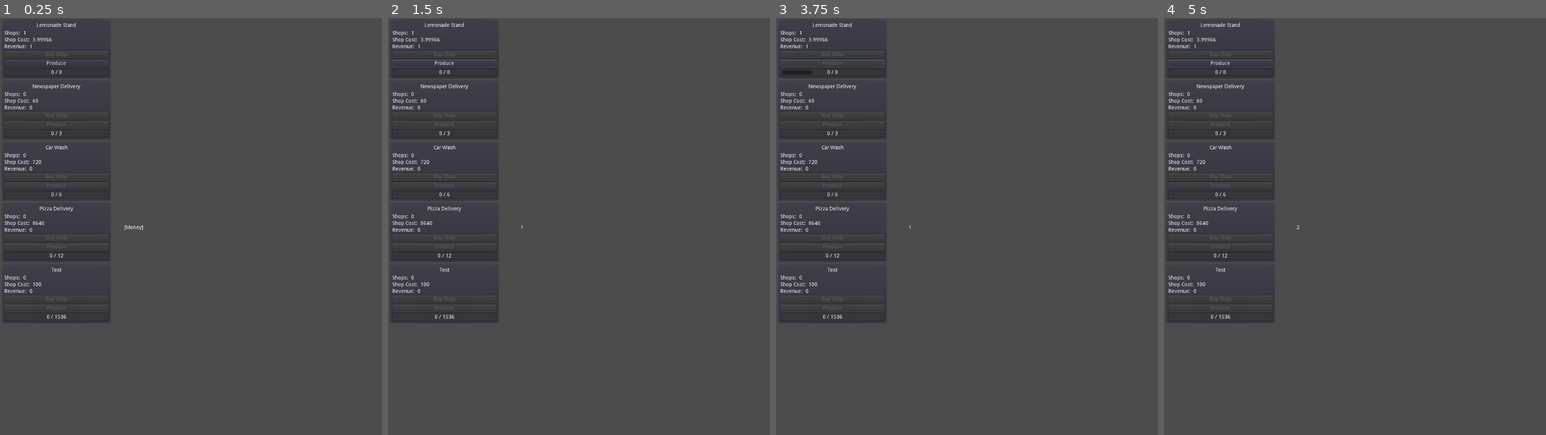
Above: before the commit, frames 1-4 (left to right).
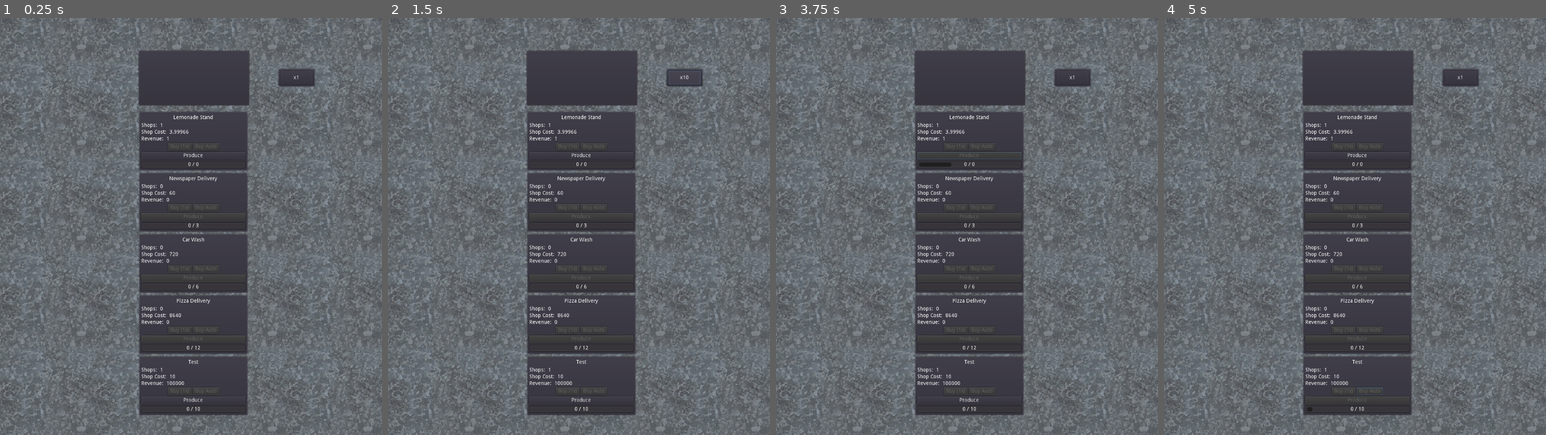
Above: after the commit, the same moments.

Repository: lazygnulf/LazyGnulfProto
Game: Godot game, scene res://Game.tscn
Same seed, same stepped clock (60 frames per second), same inputs: the game is played once before the commit and once after it.
Inputs (mouse positions are in pixels of both pictures, inside the frame that each line leads up to):
- Up to frame 1 (0.25 s): no input
- Up to frame 2 (1.5 s): click "Produce" at 0.5 s; click (685, 76) at 1.25 s, where only the run after the commit has a clickable "x1"
- Up to frame 3 (3.75 s): click (1073, 76) at 2 s, where only the run after the commit has a clickable "x10"; click (1073, 76) at 2.75 s, where only the run after the commit has a clickable "x100"; click "Produce" at 3.5 s
- Up to frame 4 (5 s): click (1370, 389) at 4.25 s, where only the run after the commit has a clickable "Buy Auto"

The runs differ from the first frame. In frame 1, 67% of the frame differs, in the area x 0-100%, y 0-100%; in frame 2, 67%; in frame 3, 67%; in frame 4, 67%.

Commit message:
Major refactoring

Diff:
--- /dev/null
+++ b/Autoload/bank.gd
@@ -0,0 +1,25 @@
+extends Node
+
+enum BuyMultiplier {BUY_1, BUY_10, BUY_100, BUY_UNDEF}
+
+var balance: float = 0.0
+var buy_multiplier: int = BuyMultiplier.BUY_1
+
+func next_buy_multiplier() -> void:
+	buy_multiplier += 1
+	if buy_multiplier == BuyMultiplier.BUY_UNDEF:
+		buy_multiplier = BuyMultiplier.BUY_1
+	Signals.emit_signal("buy_multiplier_changed", buy_multiplier)
+
+
+func add_to_balance(amount: float) -> void:
+	balance += amount
+	Signals.emit_signal("balance_changed", balance)
+
+func withdraw(amount: float) -> bool:
+	if balance >= amount:
+		balance -= amount
+		Signals.emit_signal("balance_changed", balance)
+		return true
+	else:
+		return false
--- /dev/null
+++ b/Autoload/signals.gd
@@ -0,0 +1,10 @@
+extends Node
+
+# TODO move global timer here
+signal system_ticked(delta)
+
+#warning-ignore: unused_signal
+signal buy_multiplier_changed(new_multiplier)
+
+#warning-igore: unused_signal
+signal balance_changed(new_balance)
--- /dev/null
+++ b/Autoload/util.gd
@@ -0,0 +1,12 @@
+extends Node
+
+func get_buy_multiplier_text() -> String:
+	match Bank.buy_multiplier:
+		Bank.BuyMultiplier.BUY_1:
+			return "x1"
+		Bank.BuyMultiplier.BUY_10:
+			return "x10"
+		Bank.BuyMultiplier.BUY_100:
+			return "x100"
+
+	return "[ERROR]"
--- a/BankAccount.gd
+++ /dev/null
@@ -1,32 +0,0 @@
-extends Control
-
-signal new_balance(value)
-
-var balance: float = 0.0
-
-# Called when the node enters the scene tree for the first time.
-func _ready():
-	pass
-
-
-# Called every frame. 'delta' is the elapsed time since the previous frame.
-#func _process(delta):
-#	pass
-
-func add_to_balance(amount):
-	balance += amount
-	$BalanceDisplay.text = str(balance)
-	emit_signal("new_balance", balance)
-
-func withdraw(amount) -> bool:
-	if balance >= amount:
-		balance -= amount
-		$BalanceDisplay.text = str(balance)
-		emit_signal("new_balance", balance)
-		return true
-	else:
-		return false
-
-
-func _on_BankAccount_new_balance(value):
-	pass # Replace with function body.
--- a/BankAccount.tscn
+++ b/BankAccount.tscn
@@ -1,22 +1,31 @@
-[gd_scene load_steps=2 format=2]
+[gd_scene load_steps=3 format=2]
 
-[ext_resource path="res://BankAccount.gd" type="Script" id=1]
+[ext_resource path="res://bank_account.gd" type="Script" id=1]
+[ext_resource path="res://dig_orange_large.tres" type="DynamicFont" id=2]
 
-[node name="BankAccount" type="Control"]
+[node name="Balance" type="Control"]
 anchor_right = 0.292969
 anchor_bottom = 0.156667
-rect_min_size = Vector2( 300, 20 )
+rect_min_size = Vector2( 300, 80 )
 script = ExtResource( 1 )
 __meta__ = {
 "_edit_use_anchors_": true
 }
 
-[node name="BalanceDisplay" type="Label" parent="."]
-anchor_right = 1.0
-anchor_bottom = 1.0
-text = "[Money]"
-align = 1
-valign = 1
+[node name="Panel" type="PanelContainer" parent="."]
+margin_left = -2.0
+margin_right = 298.0
+margin_bottom = 150.0
+rect_min_size = Vector2( 300, 80 )
 __meta__ = {
 "_edit_use_anchors_": false
 }
+
+[node name="BalanceDisplay" type="Label" parent="Panel"]
+margin_left = 7.0
+margin_top = 58.0
+margin_right = 293.0
+margin_bottom = 91.0
+custom_fonts/font = ExtResource( 2 )
+text = "[Balance]"
+align = 1
--- a/Business.gd
+++ b/Business.gd
@@ -1,85 +1,124 @@
+class_name Business
 extends Control
 
-#signal new_income(value)
-
+# ------------------------------------------------------------------------------
+# Exported variables.
+# Key parameters/constants for the business when instantiated.
+# TODO: document each variable
+# TODO: to be read from config file sometime?
+# ------------------------------------------------------------------------------
 export (String) var business_name = "[Business Name]"
 export (int) var initial_num_shops = 0
 export (float) var base_cost = 0.0
 export (float) var cost_factor = 0.0
+export (int) var prod_time = 0
+export (float) var revenue = 0.0
+export (float) var auto_cost
 
-# base production time in msec
-export (int) var prod_time = 0
 
-export (float) var revenue = 0.0
 
+
+
+var num_shops: int = 0
+var in_production: bool = false
+var production_progress: int = 0
+var has_auto: bool = false
+
+# timestamp in msecs of last production start
+var timestamp_production_start: int = 0
+
+
+# ------------------------------------------------------------------------------
+# Variables for sub-nodes.
+# Used to control the UI.
+# ------------------------------------------------------------------------------
 onready var name_label = $VBox/NameLabel
 onready var shops_label = $VBox/HBox/NumShops
 onready var shop_cost_label = $VBox/HBox2/ShopCost
 onready var revenue_label = $VBox/HBox3/Revenue
-onready var buy_shops_button = $VBox/BuyShops
+onready var buy_shops_button = $VBox/HBox4/BuyShops
+onready var buy_auto_button = $VBox/HBox4/BuyAuto
 onready var produce_button = $VBox/Produce
 onready var production_progressbar = $VBox/ProductionProgress
 onready var production_progressbar_label = $VBox/ProductionProgress/Label
 
 
-var num_shops: int = 0
-var in_production: bool = false
-var production_progress: int = 0
-
-# timestamp in msecs of last production start
-var timestamp_production_start: int = 0
+func _init() -> void:
+	add_to_group("business")
 
 
-var account: Node = null
+func _ready() -> void:
+	num_shops = initial_num_shops
+	buy_shops_button.connect("pressed", self, "on_buy_shops_pressed")
+	buy_auto_button.connect("pressed", self, "on_buy_auto_pressed")
+	produce_button.connect("pressed", self, "_on_Produce_pressed")
+	Signals.connect("system_ticked", self, "_on_system_ticked")
+	Signals.connect("buy_multiplier_changed", self, "_on_buy_multiplier_changed")
+	Signals.connect("balance_changed", self, "_on_balance_changed")
+	_update_ui()
 
 
-func _ready():
-	num_shops = initial_num_shops
-	buy_shops_button.connect("pressed", self, "_on_BuyShops_pressed")
-	produce_button.connect("pressed", self, "_on_Produce_pressed")
-	_update_ui()
-	#var timer = get_shops_node().find_node("IncomeTimer")
-	#timer.connect("timeout", self, "_on_timer_timeout")
+# compute cost of next shop purchase according to current buy multiplier
+func next_purchase_cost() -> float:
+	return base_cost * pow(cost_factor, num_shops)
 
-func next_shop_cost() -> float:
-	return base_cost * pow(cost_factor, num_shops)
 
 func next_revenue() -> float:
 	return num_shops * revenue
 
+
 func _update_ui() -> void:
 	name_label.text = business_name
 	shops_label.text = str(num_shops)
-	shop_cost_label.text = str(next_shop_cost())
+	shop_cost_label.text = str(next_purchase_cost())
 	revenue_label.text = str(next_revenue())
-	buy_shops_button.disabled = account == null ||  account.balance < next_shop_cost()
+	buy_shops_button.text = _get_buy_shops_text()
+	buy_shops_button.disabled = Bank.balance < next_purchase_cost()
+	buy_auto_button.disabled = has_auto || num_shops == 0 || Bank.balance < auto_cost
 	produce_button.disabled = num_shops == 0 || in_production
 	production_progressbar.value = float(production_progress)*100 / prod_time
 	production_progressbar_label.text = str(production_progress/1000) + " / " + str(prod_time/1000)
 
 
-func set_account(acc):
-	account = acc
-	account.connect("new_balance", self, "_on_new_balance")
+func _get_buy_shops_text() -> String:
+	var text = "Buy (1x)"
+	return text
 
-func _on_production_timer():
+
+func _on_balance_changed(new_balance: float) -> void:
+	_update_ui()
+
+
+func _on_system_ticked(delta: int) -> void:
 	if in_production:
-		production_progress = OS.get_ticks_msec() - timestamp_production_start
+		production_progress += delta
 		if production_progress > prod_time:
-			account.add_to_balance(next_revenue())
-			in_production = false
+			Bank.add_to_balance(next_revenue())
+			if !has_auto:
+				in_production = false
+			else:
+				timestamp_production_start = OS.get_ticks_msec()
 			production_progress = 0
 		_update_ui()
 
-func _on_BuyShops_pressed():
-	if account.withdraw(next_shop_cost()):
+func on_buy_shops_pressed() -> void:
+	if Bank.withdraw(next_purchase_cost()):
 		num_shops += 1
 		_update_ui()
 
-func _on_Produce_pressed():
+
+func on_buy_auto_pressed() -> void:
+	if !has_auto && Bank.withdraw(auto_cost):
+		has_auto = true
+		in_production = true
+		_update_ui()
+
+
+func _on_Produce_pressed() -> void:
 	timestamp_production_start = OS.get_ticks_msec()
 	in_production = true
 	_update_ui()
 
-func _on_new_balance(value):
+
+func _on_buy_multiplier_changed(buy_multiplier: int) -> void:
 	_update_ui()
--- a/Business.tscn
+++ b/Business.tscn
@@ -1,14 +1,14 @@
 [gd_scene load_steps=2 format=2]
 
-[ext_resource path="res://Business.gd" type="Script" id=1]
+[ext_resource path="res://business.gd" type="Script" id=1]
 
 [node name="Business" type="PanelContainer"]
 anchor_right = 1.0
 anchor_bottom = 1.0
-margin_left = 4.0
-margin_top = -2.0
-margin_right = -795.0
-margin_bottom = -452.0
+margin_left = 0.194702
+margin_top = 0.76532
+margin_right = -807.805
+margin_bottom = -927.235
 rect_min_size = Vector2( 0, 150 )
 script = ExtResource( 1 )
 __meta__ = {
@@ -18,11 +18,11 @@
 [node name="VBox" type="VBoxContainer" parent="."]
 margin_left = 7.0
 margin_top = 7.0
-margin_right = 218.0
-margin_bottom = 661.0
+margin_right = 209.0
+margin_bottom = 183.0
 
 [node name="NameLabel" type="Label" parent="VBox"]
-margin_right = 211.0
+margin_right = 202.0
 margin_bottom = 20.0
 rect_min_size = Vector2( 0, 20 )
 text = "[Business Name]"
@@ -34,7 +34,7 @@
 
 [node name="HBox" type="HBoxContainer" parent="VBox"]
 margin_top = 24.0
-margin_right = 211.0
+margin_right = 202.0
 margin_bottom = 38.0
 __meta__ = {
 "_edit_use_anchors_": false
@@ -61,7 +61,7 @@
 
 [node name="HBox2" type="HBoxContainer" parent="VBox"]
 margin_top = 42.0
-margin_right = 211.0
+margin_right = 202.0
 margin_bottom = 56.0
 __meta__ = {
 "_edit_use_anchors_": false
@@ -80,7 +80,7 @@
 
 [node name="HBox3" type="HBoxContainer" parent="VBox"]
 margin_top = 60.0
-margin_right = 211.0
+margin_right = 202.0
 margin_bottom = 74.0
 
 [node name="RevenueLabel" type="Label" parent="VBox/HBox3"]
@@ -97,21 +97,34 @@
 margin_bottom = 14.0
 text = "[0]"
 
-[node name="BuyShops" type="Button" parent="VBox"]
+[node name="HBox4" type="HBoxContainer" parent="VBox"]
 margin_top = 78.0
-margin_right = 211.0
+margin_right = 202.0
 margin_bottom = 98.0
+alignment = 1
+
+[node name="BuyShops" type="Button" parent="VBox/HBox4"]
+margin_left = 28.0
+margin_right = 99.0
+margin_bottom = 20.0
+size_flags_horizontal = 4
 text = "Buy Shop"
+
+[node name="BuyAuto" type="Button" parent="VBox/HBox4"]
+margin_left = 103.0
+margin_right = 173.0
+margin_bottom = 20.0
+text = "Buy Auto"
 
 [node name="Produce" type="Button" parent="VBox"]
 margin_top = 102.0
-margin_right = 211.0
+margin_right = 202.0
 margin_bottom = 122.0
 text = "Produce"
 
 [node name="ProductionProgress" type="ProgressBar" parent="VBox"]
 margin_top = 126.0
-margin_right = 211.0
+margin_right = 202.0
 margin_bottom = 146.0
 rect_min_size = Vector2( 0, 20 )
 value = 17.4
--- /dev/null
+++ b/BuyMode.tscn
@@ -0,0 +1,20 @@
+[gd_scene load_steps=2 format=2]
+
+[ext_resource path="res://buy_mode.gd" type="Script" id=1]
+
+
+[node name="BuyMultiplier" type="PanelContainer"]
+margin_right = 14.0
+margin_bottom = 14.0
+rect_min_size = Vector2( 100, 50 )
+script = ExtResource( 1 )
+__meta__ = {
+"_edit_use_anchors_": false
+}
+
+[node name="BuyMultiplierButton" type="Button" parent="."]
+margin_left = 7.0
+margin_top = 7.0
+margin_right = 93.0
+margin_bottom = 43.0
+text = "[Amount]"
--- a/Game.tscn
+++ b/Game.tscn
@@ -1,36 +1,64 @@
-[gd_scene load_steps=3 format=2]
+[gd_scene load_steps=6 format=2]
 
 [ext_resource path="res://Shops.tscn" type="PackedScene" id=1]
 [ext_resource path="res://BankAccount.tscn" type="PackedScene" id=2]
+[ext_resource path="res://trak2_metal1a.tga" type="Texture" id=3]
+[ext_resource path="res://BuyMode.tscn" type="PackedScene" id=4]
+[ext_resource path="res://game.gd" type="Script" id=5]
 
 [node name="Game" type="Control"]
 anchor_right = 1.0
 anchor_bottom = 1.0
+margin_left = -1.49829
+margin_top = -4.49493
+margin_right = -1.49829
+margin_bottom = -4.49487
+script = ExtResource( 5 )
+__meta__ = {
+"_edit_use_anchors_": false
+}
+simulation_speed = 0.05
+
+[node name="TextureRect" type="TextureRect" parent="."]
+margin_right = 1029.0
+margin_bottom = 1122.0
+texture = ExtResource( 3 )
+stretch_mode = 2
 __meta__ = {
 "_edit_use_anchors_": false
 }
 
-[node name="HBoxContainer" type="HBoxContainer" parent="."]
-anchor_right = 1.0
-anchor_bottom = 1.0
-margin_left = 5.0
-margin_top = 3.0
-margin_right = 5.0
-margin_bottom = 3.0
+[node name="VBoxContainer" type="VBoxContainer" parent="."]
+margin_left = 373.078
+margin_top = 89.8984
+margin_right = 673.078
+margin_bottom = 253.898
 __meta__ = {
 "_edit_use_anchors_": false
 }
 
-[node name="Shops" parent="HBoxContainer" instance=ExtResource( 1 )]
+[node name="BankAccount" parent="VBoxContainer" instance=ExtResource( 2 )]
 anchor_right = 0.0
 anchor_bottom = 0.0
-margin_right = 200.0
-margin_bottom = 600.0
-rect_min_size = Vector2( 200, 0 )
+margin_right = 300.0
+margin_bottom = 160.0
+rect_min_size = Vector2( 300, 160 )
 
-[node name="BankAccount" parent="HBoxContainer" instance=ExtResource( 2 )]
+[node name="Shops" parent="VBoxContainer" instance=ExtResource( 1 )]
+anchor_left = 0.0
+anchor_top = 0.0
 anchor_right = 0.0
 anchor_bottom = 0.0
-margin_left = 204.0
-margin_right = 504.0
-margin_bottom = 600.0
+margin_top = 164.0
+margin_right = 300.0
+margin_bottom = 164.0
+rect_min_size = Vector2( 300, 0 )
+
+[node name="BuyMode" parent="." instance=ExtResource( 4 )]
+margin_left = 746.157
+margin_top = 139.343
+margin_right = 846.157
+margin_bottom = 189.343
+
+[node name="SystemTimer" type="Timer" parent="."]
+autostart = true
--- a/Shops.gd
+++ /dev/null
@@ -1,21 +0,0 @@
-extends Control
-
-export (String) var business_name = "[Business Name]"
-
-onready var production_timer = $ProductionTimer
-
-# Called when the node enters the scene tree for the first time.
-func _ready():
-	var account = get_account()
-	var shops = get_tree().get_nodes_in_group("shop")
-	for shop in shops:
-		production_timer.connect("timeout", shop, "_on_production_timer")
-		shop.set_account(account)
-
-
-# Called every frame. 'delta' is the elapsed time since the previous frame.
-#func _process(delta):
-#	pass
-
-func get_account():
-	return get_node("/root/Game/HBoxContainer/BankAccount")
--- a/Shops.tscn
+++ b/Shops.tscn
@@ -1,19 +1,15 @@
-[gd_scene load_steps=3 format=2]
+[gd_scene load_steps=2 format=2]
 
 [ext_resource path="res://Business.tscn" type="PackedScene" id=1]
-[ext_resource path="res://Shops.gd" type="Script" id=2]
 
 [node name="Shops" type="Control"]
-anchor_right = 1.00098
-anchor_bottom = 1.0
-script = ExtResource( 2 )
+anchor_left = 0.00109613
+anchor_top = -0.00100397
+anchor_right = 1.00208
+anchor_bottom = 0.998996
 __meta__ = {
 "_edit_use_anchors_": true
 }
-
-[node name="ProductionTimer" type="Timer" parent="."]
-wait_time = 0.05
-autostart = true
 
 [node name="VBoxContainer" type="VBoxContainer" parent="."]
 margin_right = 293.0
@@ -22,9 +18,7 @@
 "_edit_use_anchors_": false
 }
 
-[node name="Lemonade" parent="VBoxContainer" groups=[
-"shop",
-] instance=ExtResource( 1 )]
+[node name="Lemonade" parent="VBoxContainer" instance=ExtResource( 1 )]
 anchor_right = 0.0
 anchor_bottom = 0.0
 margin_left = 0.0
@@ -37,10 +31,9 @@
 cost_factor = 1.07
 prod_time = 600
 revenue = 1.0
+auto_cost = 10.0
 
-[node name="Newspaper" parent="VBoxContainer" groups=[
-"shop",
-] instance=ExtResource( 1 )]
+[node name="Newspaper" parent="VBoxContainer" instance=ExtResource( 1 )]
 anchor_right = 0.0
 anchor_bottom = 0.0
 margin_left = 0.0
@@ -52,10 +45,9 @@
 cost_factor = 1.15
 prod_time = 3000
 revenue = 60.0
+auto_cost = 15000.0
 
-[node name="Carwash" parent="VBoxContainer" groups=[
-"shop",
-] instance=ExtResource( 1 )]
+[node name="Carwash" parent="VBoxContainer" instance=ExtResource( 1 )]
 anchor_right = 0.0
 anchor_bottom = 0.0
 margin_left = 0.0
@@ -67,10 +59,9 @@
 cost_factor = 1.14
 prod_time = 6000
 revenue = 540.0
+auto_cost = 100000.0
 
-[node name="Pizza" parent="VBoxContainer" groups=[
-"shop",
-] instance=ExtResource( 1 )]
+[node name="Pizza" parent="VBoxContainer" instance=ExtResource( 1 )]
 anchor_right = 0.0
 anchor_bottom = 0.0
 margin_left = 0.0
@@ -82,10 +73,9 @@
 cost_factor = 1.13
 prod_time = 12000
 revenue = 4320.0
+auto_cost = 500000.0
 
-[node name="Test" parent="VBoxContainer" groups=[
-"shop",
-] instance=ExtResource( 1 )]
+[node name="Test" parent="VBoxContainer" instance=ExtResource( 1 )]
 anchor_right = 0.0
 anchor_bottom = 0.0
 margin_left = 0.0
@@ -93,7 +83,9 @@
 margin_right = 293.0
 margin_bottom = 816.0
 business_name = "Test"
-base_cost = 100.0
-cost_factor = 1.03
-prod_time = 1536000
+initial_num_shops = 1
+base_cost = 10.0
+cost_factor = 1.0
+prod_time = 10000
 revenue = 100000.0
+auto_cost = 1.129
--- /dev/null
+++ b/bank_account.gd
@@ -0,0 +1,13 @@
+extends Control
+
+onready var balanceDisplay = $Panel/BalanceDisplay
+
+func _ready():
+	Signals.connect("balance_changed", self, "_on_balance_changed")
+	_update_ui()
+
+func _update_ui() -> void:
+	balanceDisplay.text = str(Bank.balance)
+
+func _on_balance_changed(new_balance: float) -> void:
+	_update_ui()
--- /dev/null
+++ b/buy_mode.gd
@@ -0,0 +1,15 @@
+extends PanelContainer
+
+onready var buy_mult_button = $BuyMultiplierButton
+
+# Called when the node enters the scene tree for the first time.
+func _ready():
+	buy_mult_button.connect("pressed", self, "_on_buy_mult_button_pressed")
+	_update_ui()
+
+func _update_ui() -> void:
+	buy_mult_button.text = Util.get_buy_multiplier_text()
+
+func _on_buy_mult_button_pressed() -> void:
+	Bank.next_buy_multiplier()
+	_update_ui()
--- /dev/null
+++ b/dig_orange_large.tres
@@ -0,0 +1,9 @@
+[gd_resource type="DynamicFont" load_steps=2 format=2]
+
+[ext_resource path="res://DigitaltsOrange-nRAPg.ttf" type="DynamicFontData" id=1]
+
+[resource]
+size = 32
+outline_size = 1
+outline_color = Color( 0.843137, 0.607843, 0.0509804, 1 )
+font_data = ExtResource( 1 )
--- /dev/null
+++ b/game.gd
@@ -0,0 +1,19 @@
+class_name Game
+extends Control
+
+export (float) var simulation_speed = 1.0/50.0
+
+var _timestamp_last_tick: int = OS.get_ticks_msec()
+
+onready var system_timer = $SystemTimer
+
+
+func _ready():
+	system_timer.wait_time = simulation_speed
+	system_timer.connect("timeout", self, "_on_system_ticked")
+
+
+func _on_system_ticked() -> void:
+	var now = OS.get_ticks_msec()
+	Signals.emit_signal("system_ticked", now - _timestamp_last_tick)
+	_timestamp_last_tick = now
--- a/project.godot
+++ b/project.godot
@@ -8,9 +8,20 @@
 
 config_version=4
 
-_global_script_classes=[  ]
+_global_script_classes=[ {
+"base": "Control",
+"class": "Business",
+"language": "GDScript",
+"path": "res://business.gd"
+}, {
+"base": "Control",
+"class": "Game",
+"language": "GDScript",
+"path": "res://game.gd"
+} ]
 _global_script_class_icons={
-
+"Business": "",
+"Game": ""
 }
 
 [application]
@@ -19,6 +30,12 @@
 run/main_scene="res://Game.tscn"
 config/icon="res://icon.png"
 
+[autoload]
+
+Signals="*res://Autoload/signals.gd"
+Bank="*res://Autoload/bank.gd"
+Util="*res://Autoload/util.gd"
+
 [display]
 
 window/size/height=1118
Binary file added: DigitaltsOrange-nRAPg.ttf
Not shown, changed: todo.txt
Binary file added: trak2_metal1a.tga
Not shown, added: trak2_metal1a.tga.import
